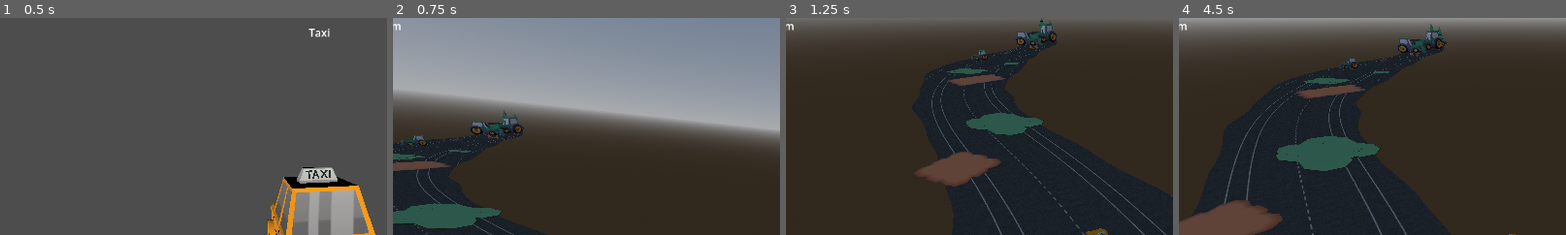
Above: before the commit, frames 1-4 (left to right).
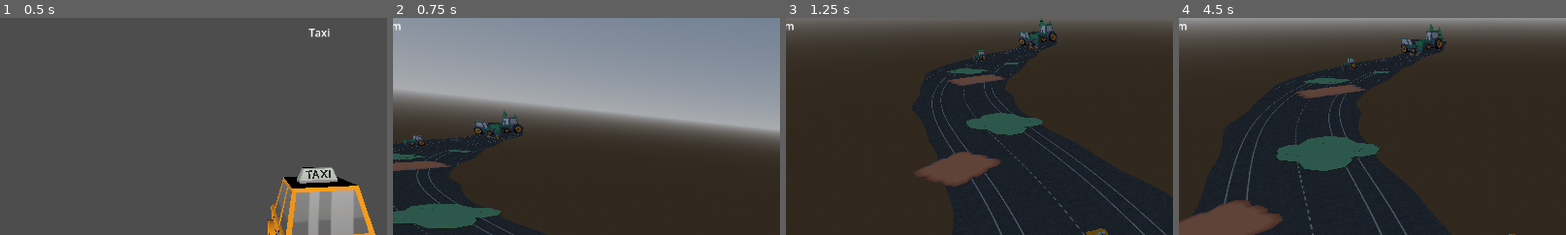
Above: after the commit, the same moments.

Repository: RuntimeRebelsStudio/YouAreYourOwnEnemy
Game: Godot game, scene res://scenes/main/main.tscn
Two runs of this game, one before a commit and one after it. Both use one fixed random seed, a clock stepped at 60 frames per second and the inputs below.
Inputs (mouse positions are % of the whole screen's width and height, from its top left):
- Up to frame 1 (0.5 s): no input
- Up to frame 2 (0.75 s): click "PLAY" at 0.5 s
- Up to frame 3 (1.25 s): no input
- Up to frame 4 (4.5 s): move the mouse to (72, 45) at 1.27 s; hold D (right) 1.28-2.03 s; move the mouse to (30, 55) at 2.02 s; hold S (backward) 2.03-2.78 s; move the mouse to (60, 28) at 2.77 s; hold D (right) 2.78-3.53 s; move the mouse to (45, 70) at 3.52 s; hold W (forward) 3.53-4.28 s; move the mouse to (80, 65) at 4.27 s; hold A (left) from 4.28 s (still down)
The pictures show only the part of the screen within x 9-59%, y 0-50%; the shares and areas given below are measured in that part.

Frame 1 is identical in both runs. In frame 2, 0.3% of the frame differs, in the area x 2-34%, y 44-59%; in frame 3, 0.2%; in frame 4, 0.3%.

Commit message:
fix: Corrected scaling for obstacles & patches

Diff:
--- a/scenes/track/track_chunk.gd
+++ b/scenes/track/track_chunk.gd
@@ -177,15 +177,18 @@
 	if "max_scale" in obs:
 		max_s = obs.max_scale
 
-	# X und Z unabhängig voneinander berechnen
-	var final_scale_x : float = lerp(min_s, max_s, scale_ratio_x)
-	var final_scale_z : float = lerp(min_s, max_s, scale_ratio_z)
+	# 4. SKALIERUNG ZUWEISEN (Unterscheidung Patch vs Obstacle)
+	if obs is GrassPatch:
+		# Patches (Gras, Öl) dürfen in Länge und Breite unabhängig verzerrt werden
+		var final_scale_x : float = lerp(min_s, max_s, scale_ratio_x)
+		var final_scale_z : float = lerp(min_s, max_s, scale_ratio_z)
 
-	# 4. HÖHE (Y) ANPASSEN
-	var final_scale_y := 1.0
-	if not (obs is GrassPatch):
-		# Für 3D-Hindernisse (Steine/Kisten): Höhe als Mittelwert nehmen,
-		# damit Objekte nicht extrem verzerrt/platt wirken
-		final_scale_y = (final_scale_x + final_scale_z) / 2.0
+		# Y bleibt 1.0, damit sie flach auf dem Boden liegen
+		obs.scale = Vector3(final_scale_x, 1.0, final_scale_z)
+	else:
+		# Obstacles (Bäume, Steine) werden in alle 3 Richtungen exakt gleichmäßig skaliert.
+		# Wir bilden den Mittelwert aus X- und Z-Ratio für eine einzige, organische Größe.
+		var uniform_ratio : float = (scale_ratio_x + scale_ratio_z) / 2.0
+		var uniform_scale : float = lerp(min_s, max_s, uniform_ratio)
 
-	obs.scale = Vector3(final_scale_x, final_scale_y, final_scale_z)
+		obs.scale = Vector3(uniform_scale, uniform_scale, uniform_scale)
